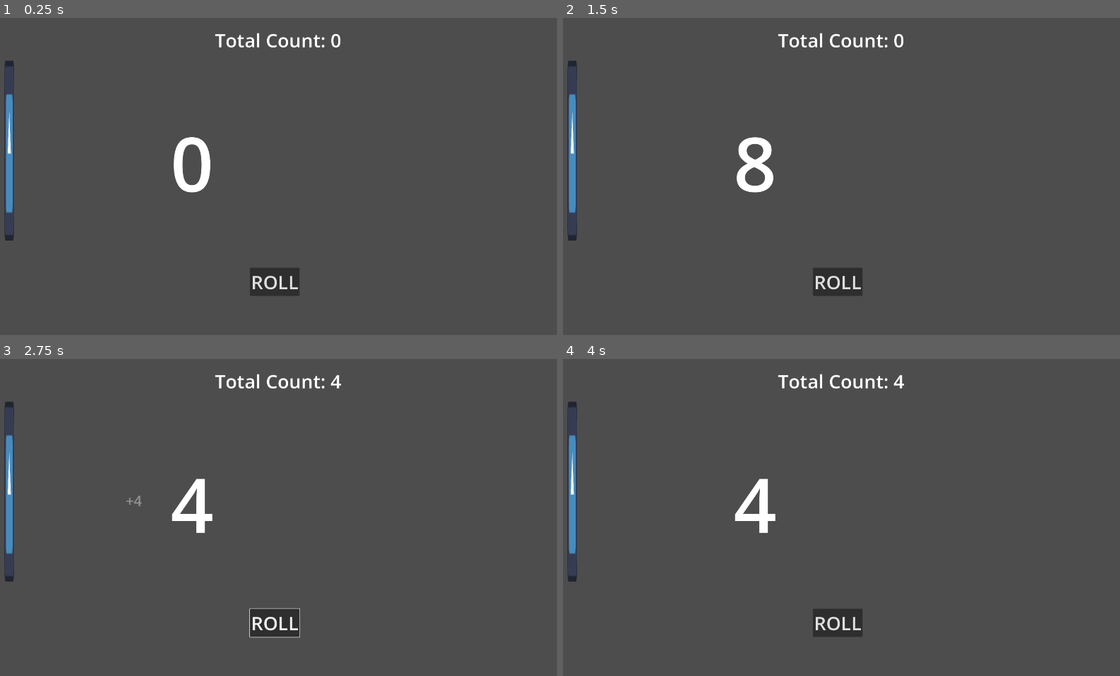
Above: before the commit, frames 1-4 (two rows, left to right).
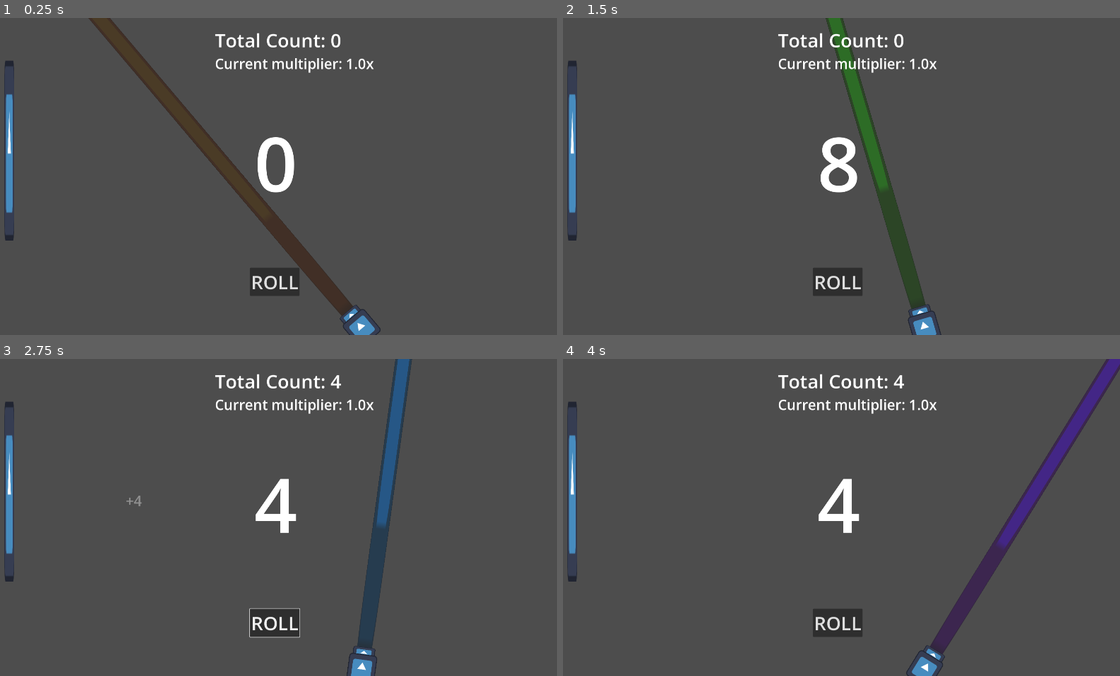
Above: after the commit, the same moments.

Repository: HelloIsReal/Number-Addict
Game: Godot game, scene res://scenes/main.tscn
Two runs of this game, one before a commit and one after it. Both use one fixed random seed, a clock stepped at 60 frames per second and the inputs below. The engine's default icon, where the game draws it, is replaced by a stand-in: a white triangle on a blue panel in a dark square.
Inputs (mouse positions are in pixels of both pictures, inside the frame that each line leads up to):
- Up to frame 1 (0.25 s): no input
- Up to frame 2 (1.5 s): click "ROLL" at 0.5 s; tap Enter at 1.25 s; move the mouse to (964, 160) at 1.27 s; hold Right from 1.28 s (still down); tap Alt at 1.35 s; click (964, 160) at 1.42 s
- Up to frame 3 (2.75 s): move the mouse to (161, 533) at 2.02 s; release Right at 2.03 s; hold Down from 2.03 s (still down); tap Shift at 2.1 s
- Up to frame 4 (4 s): move the mouse to (891, 447) at 2.77 s; release Down at 2.78 s; hold Right 2.78-3.53 s; tap Alt at 2.85 s; move the mouse to (808, 580) at 3.52 s; hold Up from 3.53 s (still down); tap Shift at 3.6 s; click (808, 580) at 3.67 s

The runs differ from the first frame. In frame 1, 5.4% of the frame differs, in the area x 15-69%, y 0-100%; in frame 2, 4.7%; in frame 3, 4.4%; in frame 4, 4.9%.

Commit message:
Implemented disco light upgrade. Working on multi

Diff:
--- a/global.gd
+++ b/global.gd
@@ -3,4 +3,4 @@
 signal rollNumbers()
 signal countAdded(num)
 var totalCount=0
-var currentMult=0
+var currentMult=1
--- /dev/null
+++ b/scenes/disco_light.gd
@@ -0,0 +1,27 @@
+extends Node2D
+var speed = 0.2
+var hue = 0.0
+var point=2
+var rotationAmount=1
+func _ready():
+	disco_rotate()
+
+func _physics_process(delta):
+	hue += delta * speed
+	hue = fmod(hue,1.0)
+
+	$light.modulate = Color.from_hsv(hue,1.0,1.0)
+	$light.self_modulate.a = 0.5
+
+
+# There's probably a better way to do this,
+# But I've spent enough time tryna make this work :sob:
+func disco_rotate():
+	while true:
+		var tween = get_tree().create_tween()
+		tween.tween_property($".", "rotation_degrees", 70, 6)
+		await tween.finished
+
+		tween = get_tree().create_tween()
+		tween.tween_property($".", "rotation_degrees", -70, 6)
+		await tween.finished
--- /dev/null
+++ b/scenes/disco_light.tscn
@@ -0,0 +1,23 @@
+[gd_scene format=3 uid="uid://dyieucpv0fmai"]
+
+[ext_resource type="Texture2D" uid="uid://yoji3krrwugo" path="res://icon.svg" id="1_dsjj2"]
+[ext_resource type="Script" uid="uid://c7e3mvpvpethl" path="res://scenes/disco_light.gd" id="1_yg85i"]
+
+[node name="discoLight" type="Node2D" unique_id=342181333]
+show_behind_parent = true
+rotation = -0.7853982
+script = ExtResource("1_yg85i")
+
+[node name="light" type="Sprite2D" parent="." unique_id=569456656]
+position = Vector2(0, -1593)
+scale = Vector2(0.43999976, 25.000002)
+texture = ExtResource("1_dsjj2")
+
+[node name="Icon2" type="Sprite2D" parent="." unique_id=590987024]
+position = Vector2(0, -53)
+scale = Vector2(0.588421, 0.33984378)
+texture = ExtResource("1_dsjj2")
+
+[node name="Icon" type="Sprite2D" parent="." unique_id=1468673718]
+scale = Vector2(0.7490623, 0.7890625)
+texture = ExtResource("1_dsjj2")
--- a/scenes/main.gd
+++ b/scenes/main.gd
@@ -5,14 +5,14 @@
 func _ready():
 	Global.countAdded.connect(updateTotal)
 
-
-func _on_button_button_up():
-	Global.emit_signal("rollNumbers")
-
+func _physics_process(delta):
+	$totalMult.text = "Current multiplier: %sx" % Global.currentMult
+	print()
 
 func updateTotal(num):
 	currentTotal+=num
 	$totalCount.text = "Total Count: %d" % currentTotal
 
-func updateMult():
-	$totalMult.text = "Current multiplier: %dx" % Global.currentMult
+
+func _on_roll_button_button_up():
+	Global.emit_signal("rollNumbers")
--- a/scenes/main.tscn
+++ b/scenes/main.tscn
@@ -3,14 +3,15 @@
 [ext_resource type="Script" uid="uid://cpfdo8fi0xf3x" path="res://scenes/main.gd" id="1_0wfyh"]
 [ext_resource type="PackedScene" uid="uid://b75bcblikkj5o" path="res://scenes/number_roller.tscn" id="1_o5qli"]
 [ext_resource type="PackedScene" uid="uid://ckow3c6glwaaw" path="res://scenes/shop_system.tscn" id="3_sugp2"]
+[ext_resource type="PackedScene" uid="uid://dyieucpv0fmai" path="res://scenes/disco_light.tscn" id="4_jyhfs"]
 
 [node name="main" type="Node2D" unique_id=219049157]
 script = ExtResource("1_0wfyh")
 
 [node name="numberRoller" parent="." unique_id=861490069 instance=ExtResource("1_o5qli")]
-position = Vector2(606, 317)
+position = Vector2(891, 317)
 
-[node name="Button" type="Button" parent="." unique_id=1302480473]
+[node name="rollButton" type="Button" parent="." unique_id=1302480473]
 offset_left = 876.0
 offset_top = 851.0
 offset_right = 1045.0
@@ -28,11 +29,16 @@
 
 [node name="totalMult" type="Label" parent="." unique_id=1151724975]
 offset_left = 757.0
-offset_top = 31.0
+offset_top = 122.0
 offset_right = 1186.0
-offset_bottom = 119.0
-theme_override_font_sizes/font_size = 64
+offset_bottom = 210.0
+theme_override_font_sizes/font_size = 48
+text = "Multiplier: "
+horizontal_alignment = 1
 
 [node name="shopSystem" parent="." unique_id=868133078 instance=ExtResource("3_sugp2")]
 
-[connection signal="button_up" from="Button" to="." method="_on_button_button_up"]
+[node name="discoLight" parent="." unique_id=342181333 instance=ExtResource("4_jyhfs")]
+position = Vector2(1256, 1056)
+
+[connection signal="button_up" from="rollButton" to="." method="_on_roll_button_button_up"]
--- a/scenes/numberRoller.gd
+++ b/scenes/numberRoller.gd
@@ -23,9 +23,10 @@
 				displayNumber=0
 			else:
 				displayNumber+=1
-			rolledNumber = rng.randi_range(1,9)
+			rolledNumber = rng.randi_range(1*Global.currentMult,9*Global.currentMult)
 			displayNumber=rolledNumber
 		var newNumberGain = numberGain.instantiate()
 		get_tree().current_scene.add_child(newNumberGain)
 		Global.countAdded.emit(rolledNumber)
+		Global.totalCount+=rolledNumber
 		rolling=false
--- a/scenes/shop_system.gd
+++ b/scenes/shop_system.gd
@@ -5,11 +5,8 @@
 var shopOpen=false
 
 func _physics_process(delta):
-	$"TabContainer/Multiplier upgrades/discoLights".text = "Disco Lights (+0.25)\n%d count" % (25*(discoLights+1))
-
-
-func updateMult():
-	Global.currentMult = discoLights*0.25 + discoBall*2
+	$"TabContainer/Multiplier Upgrades/discoLights".text = "Disco Lights (+0.25)\n%d count" % (25*(discoLights+1))
+	Global.currentMult = 1 + discoLights*0.25 + discoBall*2
 
 func _on_show_show_arrow_button_button_up():
 	if !shopOpen:
@@ -26,5 +23,6 @@
 
 func _on_disco_lights_button_up():
 	if Global.totalCount >= (25*(discoLights+1)):
+		print("bought disco light!")
 		Global.totalCount -= (25*(discoLights+1))
 		discoLights+=1
--- a/scenes/shop_system.tscn
+++ b/scenes/shop_system.tscn
@@ -13,12 +13,12 @@
 offset_bottom = 877.0
 current_tab = 0
 
-[node name="Multiplier upgrades" type="TabBar" parent="TabContainer" unique_id=74014885]
+[node name="Multiplier Upgrades" type="TabBar" parent="TabContainer" unique_id=74014885]
 layout_mode = 2
 mouse_filter = 1
 metadata/_tab_index = 0
 
-[node name="discoLights" type="Button" parent="TabContainer/Multiplier upgrades" unique_id=815950361]
+[node name="discoLights" type="Button" parent="TabContainer/Multiplier Upgrades" unique_id=815950361]
 layout_mode = 0
 offset_left = 6.0
 offset_top = 10.0
@@ -29,7 +29,7 @@
 text = "disco light (+0.25)
 25 count"
 
-[node name="TabBar" type="TabBar" parent="TabContainer" unique_id=2086909082]
+[node name="Cool Stuff" type="TabBar" parent="TabContainer" unique_id=2086909082]
 visible = false
 layout_mode = 2
 mouse_filter = 1
@@ -48,6 +48,6 @@
 scale = Vector2(7.927061, 1)
 flat = true
 
-[connection signal="button_up" from="TabContainer/Multiplier upgrades/discoLights" to="." method="_on_disco_lights_button_up"]
-[connection signal="button_up" from="TabContainer/Multiplier upgrades/discoLights" to="." method="_on_button_button_up"]
+[connection signal="button_up" from="TabContainer/Multiplier Upgrades/discoLights" to="." method="_on_disco_lights_button_up"]
+[connection signal="button_up" from="TabContainer/Multiplier Upgrades/discoLights" to="." method="_on_button_button_up"]
 [connection signal="button_up" from="showShopArrow/showShowArrowButton" to="." method="_on_show_show_arrow_button_button_up"]
Not shown, added: scenes/disco_light.gd.uid
